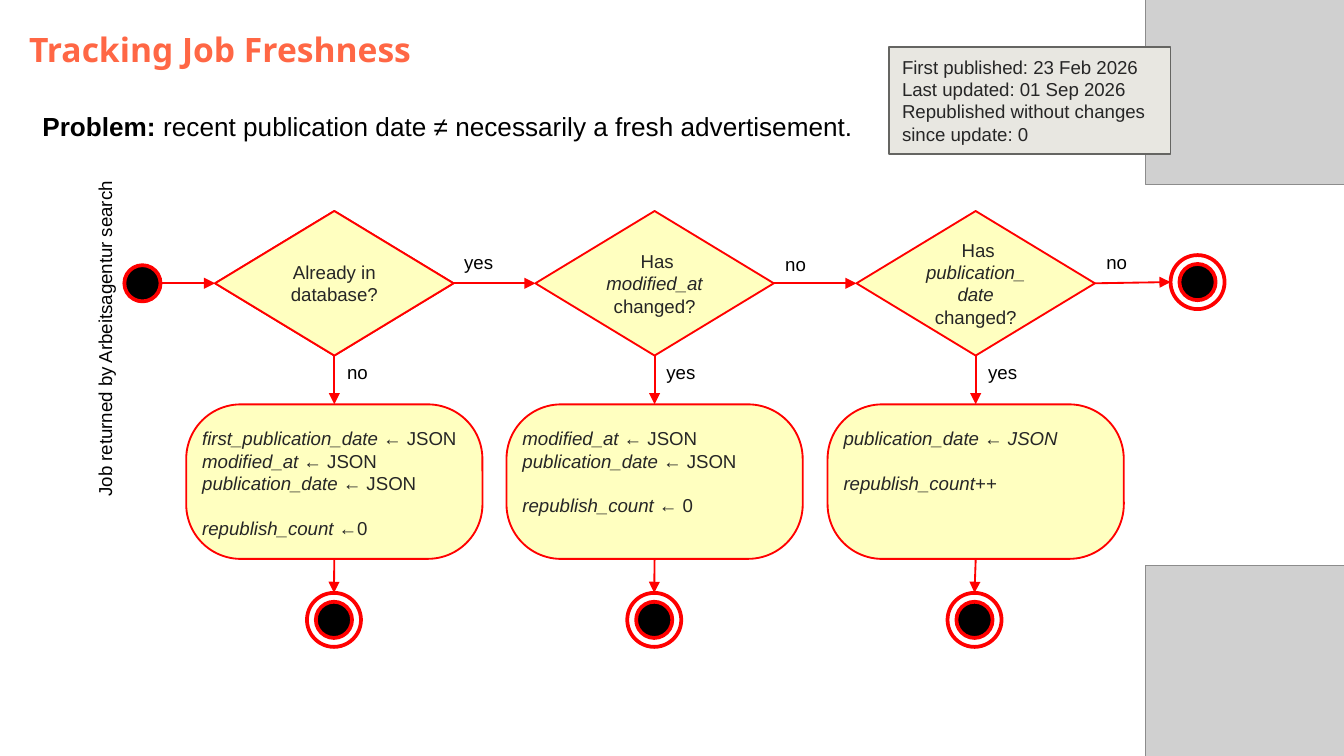
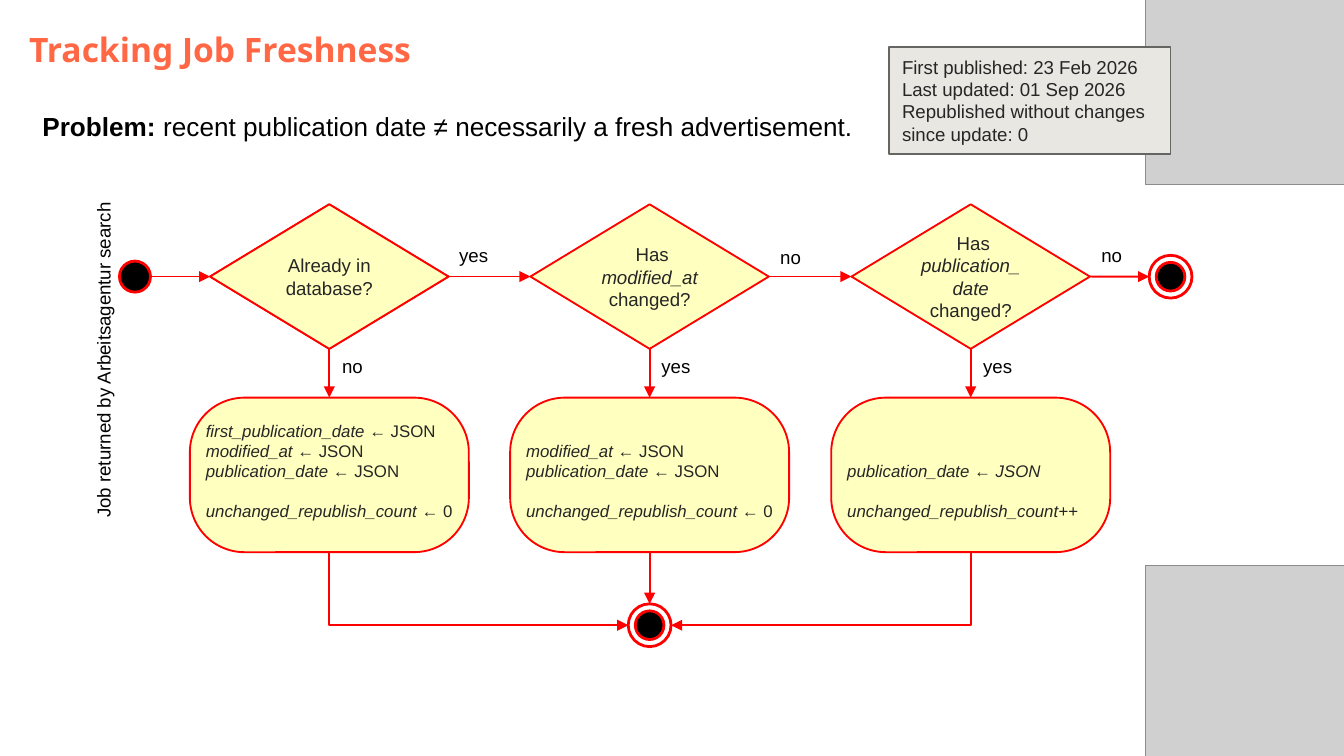
Before and after one commit to DataScientest-Studio/jun26bde-job-market, a slide deck: slide 7 of docs/defence/Defence.pptx. Drawn at 1344x756 pixels with LibreOffice and Linux fonts; fonts in the diff are those of the drawing; grey boxes stand for pictures; background and template pictures are left out. Boxes give left, top, right and bottom in pixels: in the first picture for what was removed or moved away, otherwise in the second. Text is boxed around its words. In the diff, an @@ line names an element or a change of style, - is before the commit and + after.

```diff
--- a/docs/defence/Defence.pptx
+++ b/docs/defence/Defence.pptx
@@ text "Job returned by Arbeitsagentur search": place and size @@
-text "Job returned by Arbeitsagentur search" at box(95, 186, 116, 495)
+text "Job returned by Arbeitsagentur search" at box(94, 207, 115, 517)
@@ ellipse: place and size @@
-ellipse at box(125, 265, 161, 301)
+ellipse at box(120, 261, 151, 292)
@@ ellipse: place and size @@
-ellipse at box(1171, 255, 1224, 309)
+ellipse at box(1149, 255, 1192, 298)
@@ outline #FF0000 2 pt to #FF0000 1.5 pt in 5 elements at box(120, 261, 151, 292), box(628, 603, 671, 646), box(636, 612, 664, 640), box(1149, 255, 1192, 298), box(1156, 262, 1184, 290) @@
@@ ellipse: place and size @@
-ellipse at box(1180, 263, 1216, 300)
+ellipse at box(1156, 262, 1184, 290)
@@ arrow moved from (161, 284) - (215, 284) to (151, 277) - (210, 277) @@
@@ 6 texts, 5 arrows, 4 diamonds: place and size @@
-6 texts, 5 arrows, 4 diamonds at box(215, 211, 1127, 405)
+6 texts, 5 arrows, 4 diamonds at box(210, 204, 1122, 398)
@@ arrow moved from (1095, 284) - (1171, 282) to (1090, 277) - (1149, 277) @@
@@ rounded rectangle "first_publication_date ← JSON": place and size @@
-rounded rectangle "first_publication_date ← JSON" at box(187, 405, 482, 559)
+rounded rectangle "first_publication_date ← JSON" at box(190, 398, 469, 552)
@@ rounded rectangle "modified_at ← JSON": place and size @@
-rounded rectangle "modified_at ← JSON" at box(507, 405, 802, 559)
+rounded rectangle "modified_at ← JSON" at box(511, 398, 790, 552)
@@ rounded rectangle "publication_date ← JSON": place and size @@
-rounded rectangle "publication_date ← JSON" at box(828, 405, 1124, 559)
+rounded rectangle "publication_date ← JSON" at box(831, 398, 1110, 552)
@@ text in rounded rectangle at box(206, 424, 436, 481): size 10 to 9 pt in "first_publication_date ← JSON", "modified_at ← JSON", "publication_date ← JSON" @@
@@ text in rounded rectangle at box(526, 444, 720, 481): size 10 to 9 pt in "modified_at ← JSON", "publication_date ← JSON" @@
@@ text in rounded rectangle at box(847, 464, 1041, 481): size 10 to 9 pt in "publication_date ← JSON" @@
@@ text in rounded rectangle at box(206, 504, 452, 521): text changed; size 10 to 9 pt @@
-republish_count ←0
+unchanged_republish_count ← 0
@@ text in rounded rectangle at box(526, 504, 772, 521): text changed; size 10 to 9 pt @@
-republish_count ← 0
+unchanged_republish_count ← 0
@@ text in rounded rectangle at box(847, 504, 1078, 521): text changed; size 10 to 9 pt @@
-republish_count++
+unchanged_republish_count++
@@ elbow arrow added from (329, 552) to (628, 625), #FF0000 1 pt @@
@@ arrow removed from (335, 559) to (333, 593) @@
@@ arrow moved from (655, 559) - (655, 593) to (649, 552) - (649, 603) @@
@@ elbow arrow added from (970, 552) to (671, 625), #FF0000 1 pt @@
@@ arrow removed from (976, 559) to (974, 593) @@
@@ ellipse removed at box(306, 593, 360, 646) @@
@@ ellipse removed at box(948, 593, 1001, 646) @@
@@ ellipse removed at box(316, 602, 352, 638) @@
@@ ellipse: place and size @@
-ellipse at box(628, 593, 681, 646)
+ellipse at box(628, 603, 671, 646)
@@ ellipse: place and size @@
-ellipse at box(636, 602, 672, 638)
+ellipse at box(636, 612, 664, 640)
@@ ellipse removed at box(957, 602, 993, 638) @@
```
Also in this commit, not shown: 4 other slides changed, 1 slide removed, 9 other files.
